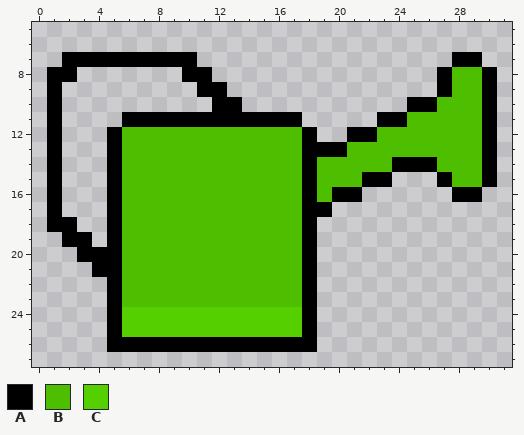
A pixel-art sprite gets an edit: Assets/Sprites/watering.png. Above is the file before it was changed.
The file is 32x32 pixels. Shown: x 0..31, y 5..27.
Palette (. is transparent): A #000000  B #4ebe00  C #55cf00
Pixels before, first column x 1:
 7 .AAAAAAAAA.................AA.
 8 AA.......AA...............ABBA
 9 A.........AA..............ABBA
10 A..........AA...........AABBBA
11 A....AAAAAAAAAAAA.....AABBBBBA
12 A...ABBBBBBBBBBBBA..AABBBBBBBA
13 A...ABBBBBBBBBBBBAAABBBBBBBBBA
14 A...ABBBBBBBBBBBBABBBBBAAABBBA
15 A...ABBBBBBBBBBBBABBBAA...ABBA
16 A...ABBBBBBBBBBBBABAA......AA.
17 A...ABBBBBBBBBBBBAA...........
18 AA..ABBBBBBBBBBBBA............
19 .AA.ABBBBBBBBBBBBA............
20 ..AAABBBBBBBBBBBBA............
21 ...AABBBBBBBBBBBBA............
22 ....ABBBBBBBBBBBBA............
23 ....ABBBBBBBBBBBBA............
24 ....ACCCCCCCCCCCCA............
25 ....ACCCCCCCCCCCCA............
26 ....AAAAAAAAAAAAAA............
The result:
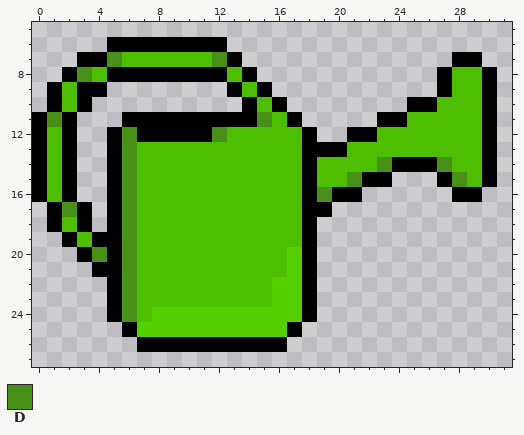
Colours new in this view: D #489017
Edits made:
Colour A is added in row 6 at x 5 to 12; in row 7 at x 13; in row 8 at x 5 to 9, 12 and 14; in row 9 at x 3 to 4, 13 and 15; in row 10 at x 3, 14 and 16; in rows 11 to 16 at x 0 and 2.
Colour A is added in rows 17 to 18 at x 3; in row 19 at x 4.
Colour A replaces colour B in row 12 at x 7 to 11.
Colour A replaces colour C in row 25 at x 6 and 17.
Colour B is added in row 7 at x 11; in row 8 at x 4 and 13; in row 9 at x 2 and 14; in row 10 at x 2 and 15.
Colour B replaces colour A in row 7 at x 6 to 10; in row 11 at x 16; in rows 12 to 16 at x 1; in row 18 at x 2; in row 19 at x 3.
Colour B replaces colour C in row 24 at x 7.
Colour C replaces colour B in rows 20 to 21 at x 17; in rows 22 to 23 at x 16 to 17.
Colour D is added in row 7 at x 12; in row 8 at x 3; in row 17 at x 2.
Colour D replaces colour A in row 7 at x 5; in row 11 at x 1 and 15; in row 20 at x 4.
Colour D replaces colour B in row 12 at x 6 and 12; in row 13 at x 6; in row 14 at x 6, 23 and 27; in row 15 at x 6, 21 and 28; in row 16 at x 6 and 19; in rows 17 to 23 at x 6.
Colour D replaces colour C in row 24 at x 6.
Colour A is gone in row 7 at x 2; in row 8 at x 1; in row 9 at x 11 to 12; in row 10 at x 12 to 13; in row 25 at x 5 and 18; in row 26 at x 5 to 6 and 17 to 18.
Changed places in both pictures, as pixel boxes (x1, y1, x2, y2):
changed: (32, 37, 392, 352)
changed: (437, 157, 467, 187)
